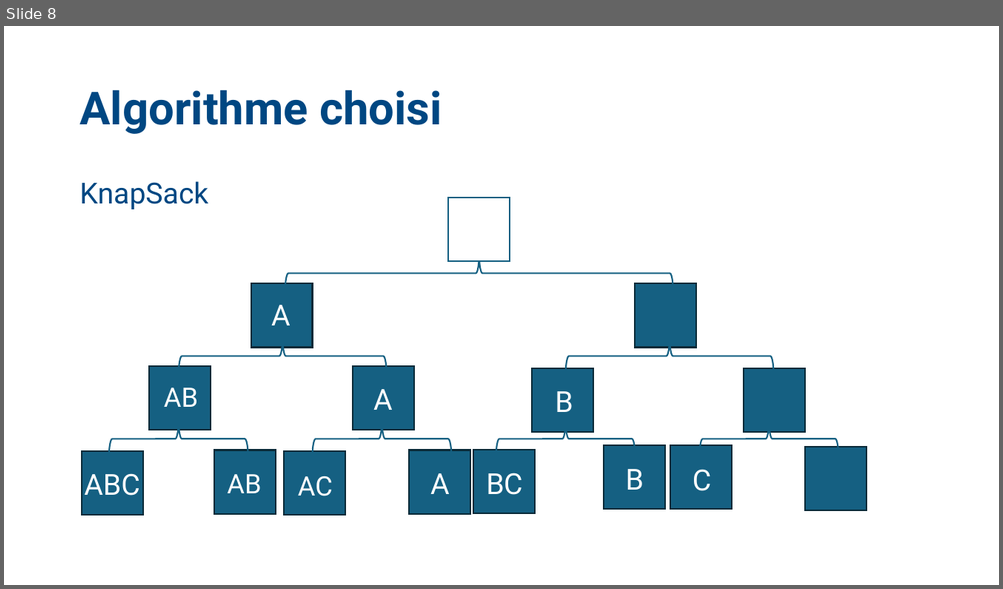
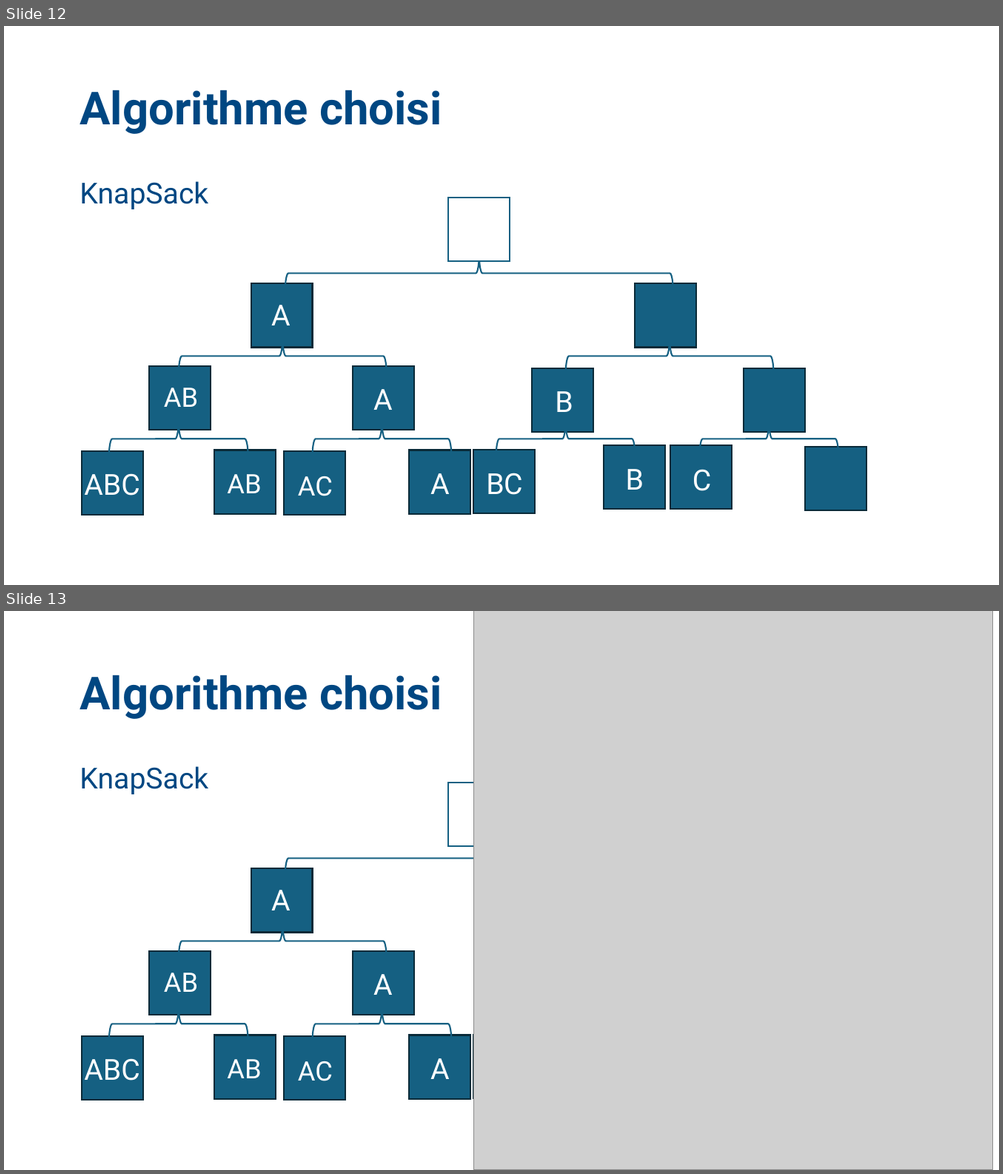
Before and after one commit to Thorrien/AlgoInvest-Trade, a slide deck: ppt/AlgoInvest&Trade.pptx. Shown one above the other, each under a label of ours: slide 8 before the commit, slides 12 and 13 after it. The pictures are 1003x589 and 1003x1174 pixels, drawn with LibreOffice and Linux fonts; fonts in the diff are those of the drawing; grey boxes stand for pictures. Boxes give left, top, right and bottom in pixels: in the first picture for what was removed or moved away, otherwise in the second. Text is boxed around its words. In the diff, an @@ line names an element or a change of style, - is before the commit and + after.

```diff
--- a/ppt/AlgoInvest&Trade.pptx
+++ b/ppt/AlgoInvest&Trade.pptx
@@ slide 13 added at [4,611,999,1170], background #FFFFFF @@
@@ picture added at [473,611,992,1170] @@
@@ title added at [79,675,442,719], 44 pt, text #004782, bold @@
+Algorithme choisi
@@ text added at [79,766,208,795], 28 pt, text #004782 @@
+KnapSack
@@ rectangle added at [449,783,510,847], fill #FFFFFF, outline #156082 1.5 pt @@
@@ left brace added at [285,839,673,878], outline #156082 1.5 pt @@
@@ rectangle added at [251,869,312,934], fill #156082, outline #092A39 1.5 pt @@
@@ text added at [271,890,290,911], 28 pt, text #FFFFFF @@
+A
@@ left brace added at [179,921,387,961], outline #156082 1.5 pt @@
@@ rectangle added at [150,951,210,1015], fill #156082, outline #092A39 1.5 pt @@
@@ rectangle added at [353,951,415,1015], fill #156082, outline #092A39 1.5 pt @@
@@ text added at [164,973,198,992], 25.9 pt, text #FFFFFF @@
+AB
@@ text added at [373,974,392,995], 28 pt, text #FFFFFF @@
+A
@@ left brace added at [108,1005,248,1045], outline #156082 1.5 pt @@
@@ left brace added at [312,1005,452,1045], outline #156082 1.5 pt @@
@@ rectangle added at [82,1037,143,1100], fill #156082, outline #092A39 1.5 pt @@
@@ rectangle added at [214,1036,276,1099], fill #156082, outline #092A39 1.5 pt @@
@@ rectangle added at [284,1037,345,1100], fill #156082, outline #092A39 1.5 pt @@
@@ rectangle added at [409,1036,470,1099], fill #156082, outline #092A39 1.5 pt @@
@@ rectangle added at [473,1036,535,1099], fill #156082, outline #092A39 1.5 pt @@
@@ text added at [84,1059,139,1081], 28 pt, text #FFFFFF @@
+ABC
@@ text added at [227,1059,261,1079], 25.9 pt, text #FFFFFF @@
+AB
@@ text added at [298,1062,333,1082], 25.9 pt, text #FFFFFF @@
+AC
@@ text added at [430,1059,449,1079], 28 pt, text #FFFFFF @@
+A
@@ what was slide 8 is now slide 12 @@
```
Also in this commit, not shown: 4 slides changed, 4 other slides added, 1 other file.
